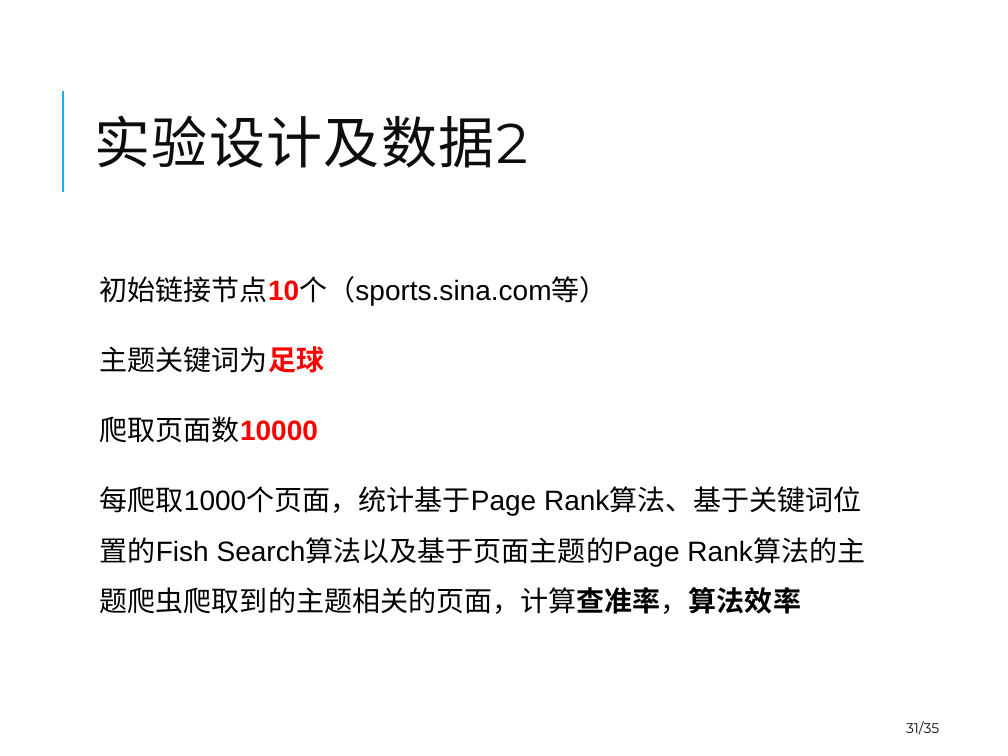
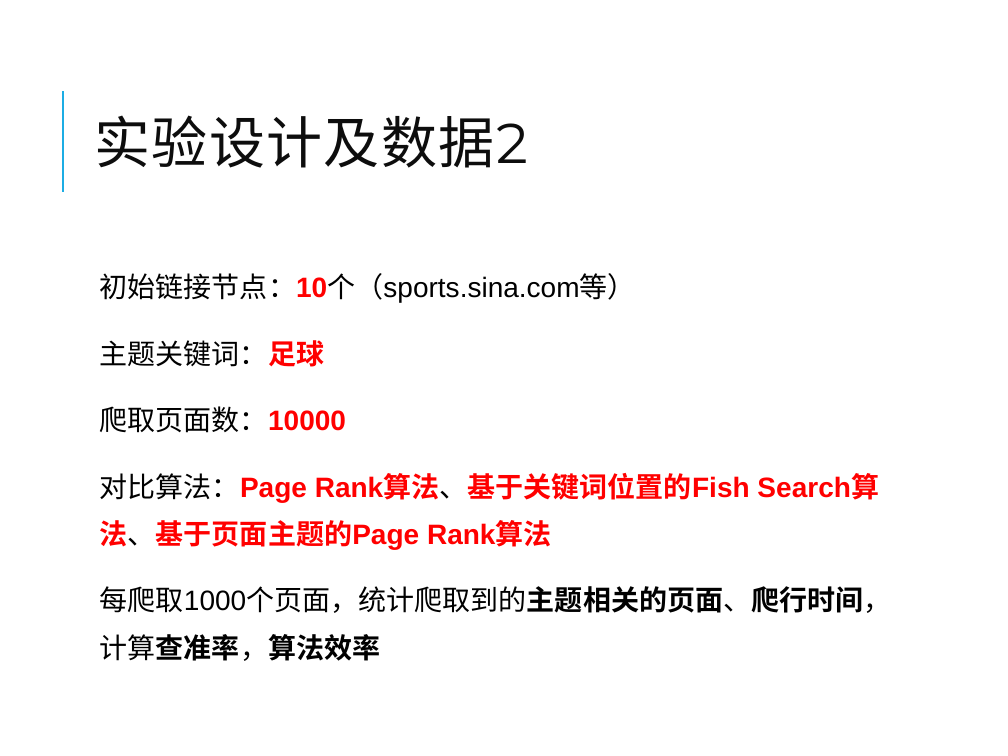
Before and after one commit to winniehajing/paper, a slide deck: slide 31 of 2012223040119-Defense-20150515-goahead.pptx. Drawn at 1008x756 pixels with LibreOffice and Linux fonts; fonts in the diff are those of the drawing. Boxes give left, top, right and bottom in pixels: in the first picture for what was removed or moved away, otherwise in the second. Text is boxed around its words. In the diff, an @@ line names an element or a change of style, - is before the commit and + after.

```diff
--- a/2012223040119-Defense-20150515-goahead.pptx
+++ b/2012223040119-Defense-20150515-goahead.pptx
@@ text at [100,273,892,661]: text changed; bold on @@
-  初始链接节点10个（sports.sina.com等）
-  主题关键词为足球
-  爬取页面数10000
-  每爬取1000个页面，统计基于Page Rank算法、基于关键词位置的Fish Search算法以及基于页面主题的Page Rank算法的主题爬虫爬取到的主题相关的页面，计算查准率，算法效率
+  初始链接节点：10个（sports.sina.com等）
+  主题关键词：足球
+  爬取页面数：10000
+  对比算法：Page Rank算法、基于关键词位置的Fish Search算法、基于页面主题的Page Rank算法
+  每爬取1000个页面，统计爬取到的主题相关的页面、爬行时间，计算查准率，算法效率
@@ page number removed at [906,721,939,735] @@
-31/35
```
Also in this commit, not shown: 45 other slides changed, 3 other files.
